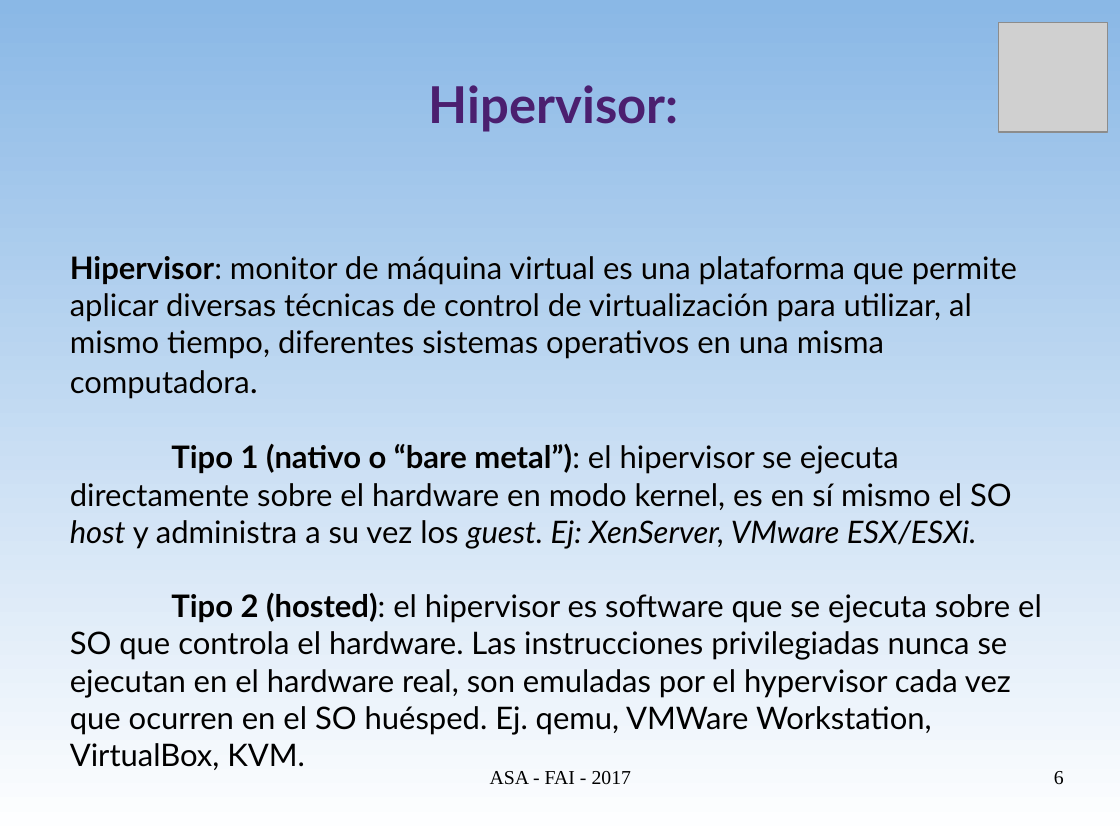
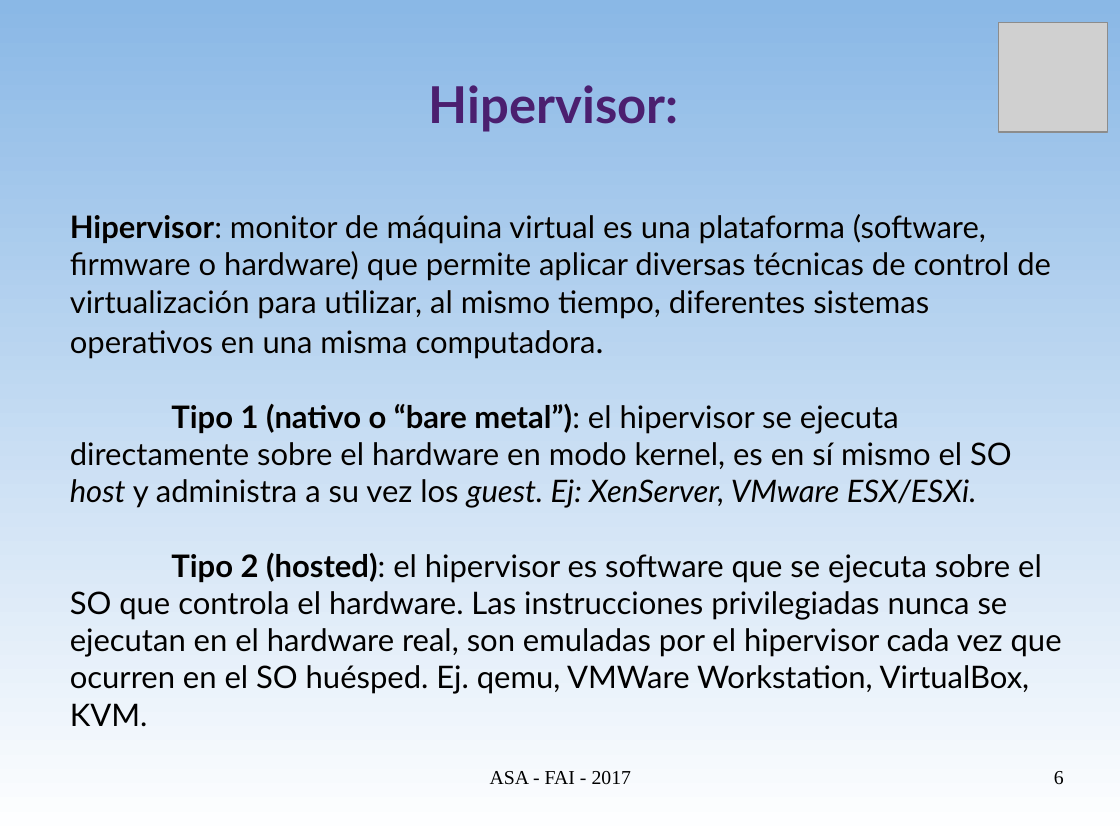
Before and after one commit to niniadcobre/asa, a slide deck: slide 6 of clases/ASA-virt.odp. Drawn at 1120x840 pixels with LibreOffice and Linux fonts; fonts in the diff are those of the drawing; grey boxes stand for pictures. Boxes give left, top, right and bottom in pixels: in the first picture for what was removed or moved away, otherwise in the second. Text is boxed around its words. In the diff, an @@ line names an element or a change of style, - is before the commit and + after.

```diff
--- a/clases/ASA-virt.odp
+++ b/clases/ASA-virt.odp
@@ text at bbox=[70, 214, 1051, 358]: text changed @@
-Hipervisor: monitor de máquina virtual es una plataforma que permite aplicar diversas técnicas de control de virtualización para utilizar, al mismo tiempo, diferentes sistemas operativos en una misma computadora.
+Hipervisor: monitor de máquina virtual es una plataforma (software, firmware o hardware) que permite aplicar diversas técnicas de control de virtualización para utilizar, al mismo tiempo, diferentes sistemas operativos en una misma computadora.
@@ text at bbox=[70, 553, 1062, 727]: text changed @@
-Tipo 2 (hosted): el hipervisor es software que se ejecuta sobre el SO que controla el hardware. Las instrucciones privilegiadas nunca se ejecutan en el hardware real, son emuladas por el hypervisor cada vez que ocurren en el SO huésped. Ej. qemu, VMWare Workstation, VirtualBox, KVM.
+Tipo 2 (hosted): el hipervisor es software que se ejecuta sobre el SO que controla el hardware. Las instrucciones privilegiadas nunca se ejecutan en el hardware real, son emuladas por el hipervisor cada vez que ocurren en el SO huésped. Ej. qemu, VMWare Workstation, VirtualBox, KVM.
```
Also in this commit, not shown: 11 other slides changed, 1 slide added, 16 slides removed, 1 other file.
